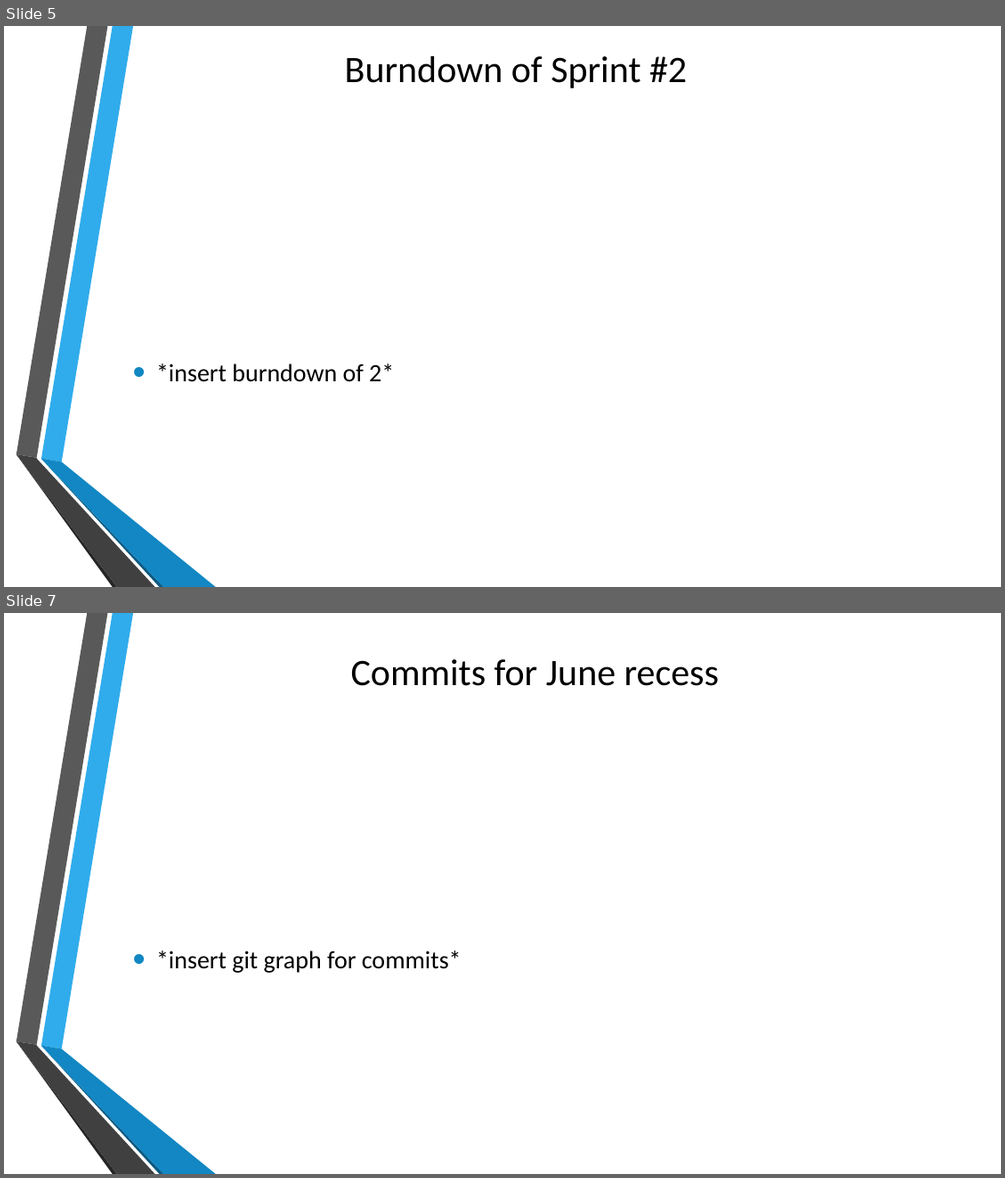
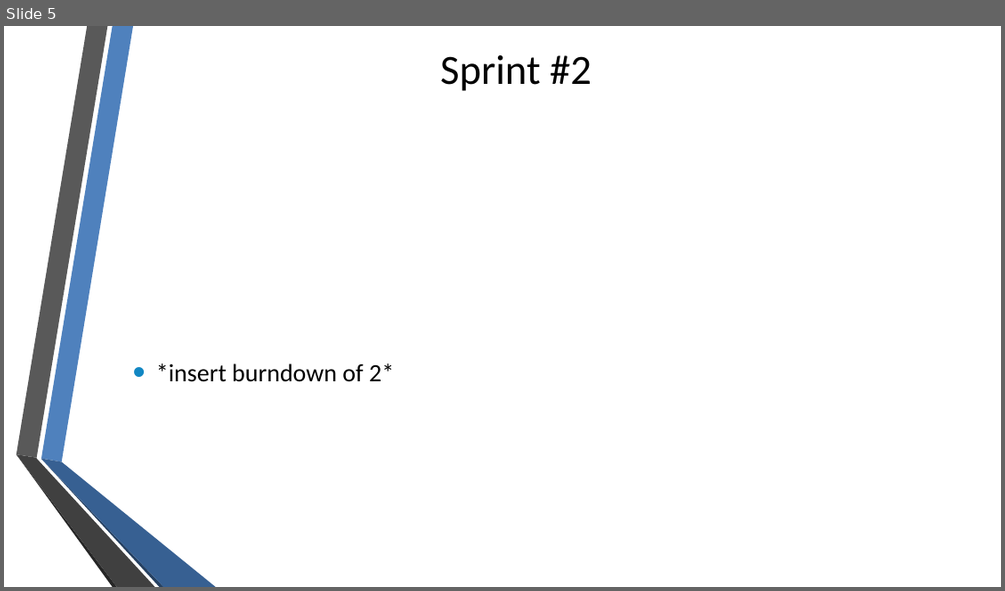
Before and after one commit to quintonweenink/ValknutSolutions, a slide deck: Documentation/Demo/Demo_02.pptx. Shown one above the other, each under a label of ours: slides 5 and 7 before the commit, slide 5 after it; the slides between them are not shown. The pictures are 1005x1178 and 1005x591 pixels, drawn with LibreOffice and Linux fonts; fonts in the diff are those of the drawing; background and template pictures are left out. Boxes give left, top, right and bottom in pixels: in the first picture for what was removed or moved away, otherwise in the second. Text is boxed around its words. In the diff, an @@ line names an element or a change of style, - is before the commit and + after.

Commit message:
Updated demo slides with images and bullet points (Burndown, Issues, Features)

```diff
--- a/Documentation/Demo/Demo_02.pptx
+++ b/Documentation/Demo/Demo_02.pptx
@@ slide 7 removed at bbox=[4, 613, 1001, 1174], background picture (left out); not listed: 6 template elements that a slide beside it also shows @@
@@ title removed at bbox=[351, 659, 719, 686] @@
-Commits for June recess
@@ text removed at bbox=[156, 950, 461, 973] @@
-• *insert git graph for commits*
@@ slide 5 changed as well @@
@@ freeform shape at bbox=[41, 26, 133, 462]: fill #30ACEC to #4F81BD @@
@@ text at bbox=[440, 55, 591, 91]: text changed; size 36 to 40 pt @@
-Burndown of Sprint #2
+Sprint #2
@@ text "*insert burndown of 2*" at bbox=[156, 363, 394, 382]: less space between paragraphs @@
@@ freeform shape at bbox=[41, 459, 216, 587]: fill #1287C3 to #376092; outline redrawn @@
@@ freeform shape at bbox=[41, 459, 163, 587]: fill #0C5A82 to #254061; outline redrawn @@
```
Also in this commit, not shown: 4 other slides changed, 2 slides added, 2 other slides removed.
